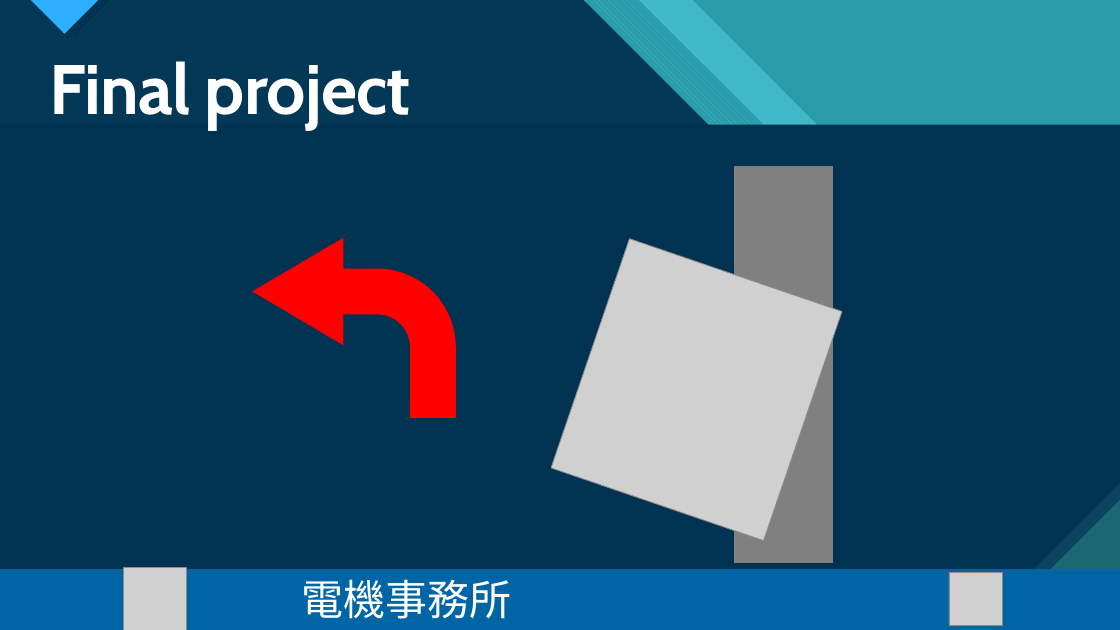
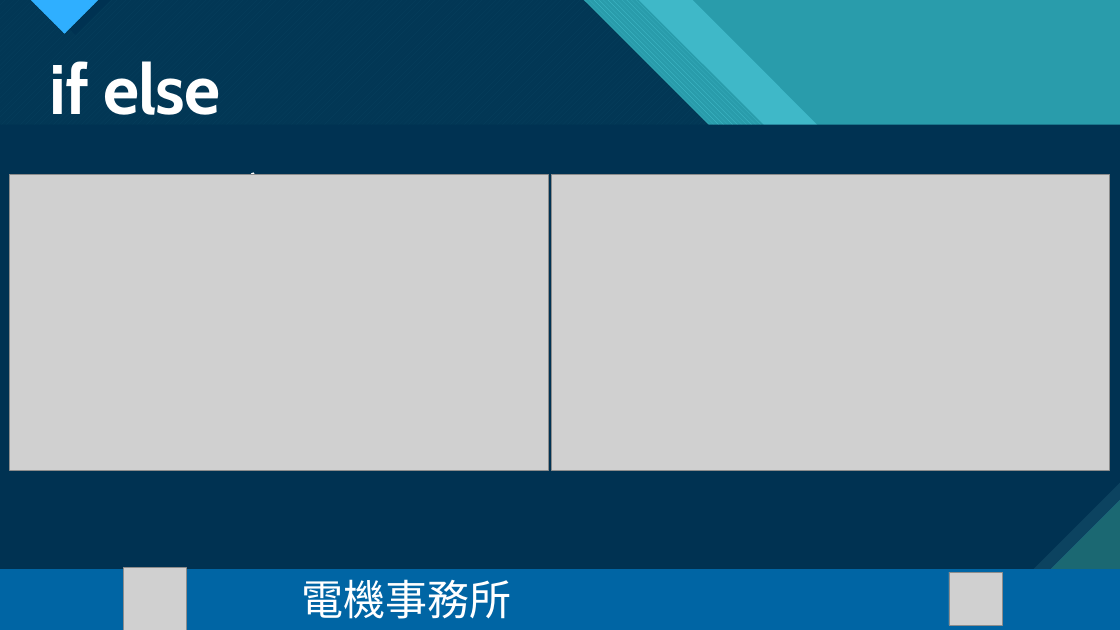
Before and after one commit to Harrysome/2022-NTNU-EEcamp, a slide deck: slide 45 of PPT/機器人動起來 day3.pptx (slide 29 before the commit). Drawn at 1120x630 pixels with LibreOffice and Linux fonts; fonts in the diff are those of the drawing; grey boxes stand for pictures. Boxes give left, top, right and bottom in pixels: in the first picture for what was removed or moved away, otherwise in the second. Text is boxed around its words. In the diff, an @@ line names an element or a change of style, - is before the commit and + after.

```diff
--- a/PPT/機器人動起來 day3.pptx
+++ b/PPT/機器人動起來 day3.pptx
@@ title at <box>49,61,221,115</box>: text changed @@
-Final project
+if else
@@ picture added at <box>10,175,549,471</box> @@
@@ text added at <box>70,172,273,175</box>, 32 pt, text #FFFFFF @@
+• Content內文
@@ picture added at <box>551,175,1109,471</box> @@
@@ group removed at <box>738,166,830,564</box>: 20 lines @@
@@ bent arrow removed at <box>254,239,455,418</box> @@
@@ picture removed at <box>552,239,842,541</box> @@
```
Also in this commit, not shown: 21 other slides changed, 29 slides added, 11 slides removed, 3 other files.
